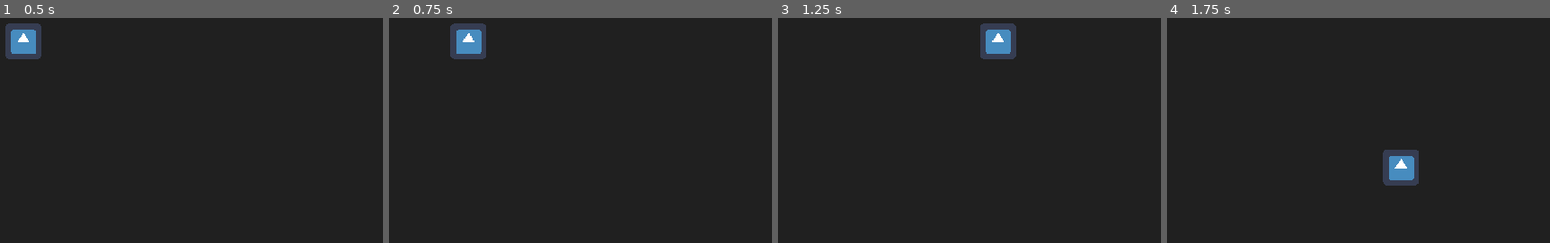
Above: before the commit, frames 1-4 (left to right).
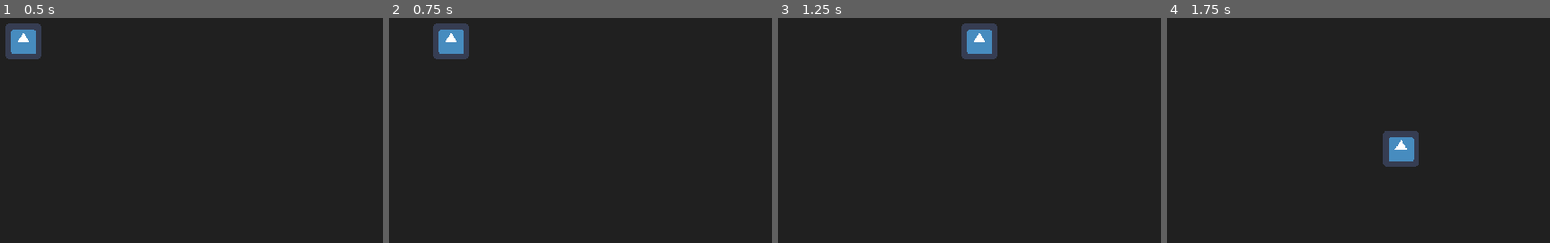
Above: after the commit, the same moments.

Repository: samsimsom/GODOT-v2.0
Game: Godot game, scene res://Main.tscn
Two runs of this game, one before a commit and one after it. Both use one fixed random seed, a clock stepped at 60 frames per second and the inputs below. The engine's default icon, where the game draws it, is replaced by a stand-in: a white triangle on a blue panel in a dark square.
Inputs:
- Up to frame 1 (0.5 s): no input
- Up to frame 2 (0.75 s): tap Enter at 0.5 s; hold D (move_right) from 0.53 s (still down); hold Space (shoot) from 0.53 s (still down)
- Up to frame 3 (1.25 s): keep holding D (move_right); keep holding Space (shoot)
- Up to frame 4 (1.75 s): release D (move_right) at 1.28 s; release Space (shoot) at 1.28 s; hold S (move_down) from 1.28 s (still down); tap Space (shoot) at 1.35 s

Frame 1 is identical in both runs. In frame 2, 1.8% of the frame differs, in the area x 11-26%, y 2-19%; in frame 3, 1.9%; in frame 4, 1.9%, in the area x 56-66%, y 50-75%.

Commit message:
move

Diff:
--- /dev/null
+++ b/space-shooter/player/Abilities.gd
@@ -0,0 +1,11 @@
+extends Node
+
+
+# Check owner class for abilities functions
+func _check_owner_class() -> void:
+	if owner.get_class() == "KinematicBody2D":
+		pass
+	elif owner.get_class() == "Area2D":
+		pass
+	else:
+		pass
--- /dev/null
+++ b/space-shooter/player/Abilities.tscn
@@ -0,0 +1,14 @@
+[gd_scene load_steps=5 format=2]
+
+[ext_resource path="res://player/Movement.tscn" type="PackedScene" id=1]
+[ext_resource path="res://player/Shoot.tscn" type="PackedScene" id=2]
+[ext_resource path="res://player/Shoot.gd" type="Script" id=3]
+[ext_resource path="res://player/Movement.gd" type="Script" id=4]
+
+[node name="Abilities" type="Node"]
+
+[node name="Movement" type="Node" parent="." instance=ExtResource( 1 )]
+script = ExtResource( 4 )
+
+[node name="Shoot" type="Node" parent="." instance=ExtResource( 2 )]
+script = ExtResource( 3 )
--- a/space-shooter/player/Movement.gd
+++ b/space-shooter/player/Movement.gd
@@ -1,9 +1,21 @@
 extends Node
 
 
-export var movement_speed: float = 500.0
-export var movement_acceleration: float = 1000.0
-export var movement_deceleration: float = 2000.0
+var velocity_lerp_weight: float = 0.2
+var velocity: Vector2 = Vector2.ZERO
+var movement_speed setget movement_speed_set, movement_speed_get
+
+
+func movement_speed_set(value):
+	movement_speed = value
+
+
+func movement_speed_get():
+	return movement_speed
+
+
+func _ready() -> void:
+	movement_speed_set(500.0)
 
 
 # Get movement direction range of -1, 0, 1
@@ -24,6 +36,23 @@
 	return get_direction().normalized()
 
 
+func calculate_velocity(current_velocity) -> Vector2:
+	current_velocity = Vector2.ZERO
+	current_velocity.x = lerp(velocity.x,
+			movement_speed_get() * get_normalized_direction().x,
+			velocity_lerp_weight)
+	current_velocity.y = lerp(velocity.y,
+			movement_speed_get() * get_normalized_direction().y,
+			velocity_lerp_weight)
+	if current_velocity.length() < 0.1:
+		current_velocity = Vector2.ZERO
+	velocity = current_velocity
+	return velocity
+
+
+func move() -> void:
+	velocity = owner.owner.move_and_slide(calculate_velocity(velocity))
+
+
 func _physics_process(_delta: float) -> void:
-	if owner.get_class() == "KinematicBody2D": # Check owner type
-		var _a = owner.move_and_slide(get_normalized_direction() * movement_speed)
+	move()
--- a/space-shooter/player/Player.tscn
+++ b/space-shooter/player/Player.tscn
@@ -1,9 +1,8 @@
-[gd_scene load_steps=7 format=2]
+[gd_scene load_steps=6 format=2]
 
 [ext_resource path="res://player/Player.gd" type="Script" id=1]
 [ext_resource path="res://icon.png" type="Texture" id=2]
-[ext_resource path="res://player/Shoot.tscn" type="PackedScene" id=3]
-[ext_resource path="res://player/Movement.tscn" type="PackedScene" id=4]
+[ext_resource path="res://player/Abilities.tscn" type="PackedScene" id=3]
 
 [sub_resource type="RectangleShape2D" id=1]
 extents = Vector2( 32, 32 )
@@ -26,8 +25,6 @@
 self_modulate = Color( 1, 0, 0, 1 )
 shape = SubResource( 2 )
 
-[node name="Abilities" type="Node" parent="."]
+[node name="Abilities" parent="." instance=ExtResource( 3 )]
 
-[node name="Movement" parent="Abilities" instance=ExtResource( 4 )]
-
-[node name="Shoot" parent="Abilities" instance=ExtResource( 3 )]
+[editable path="Abilities"]
